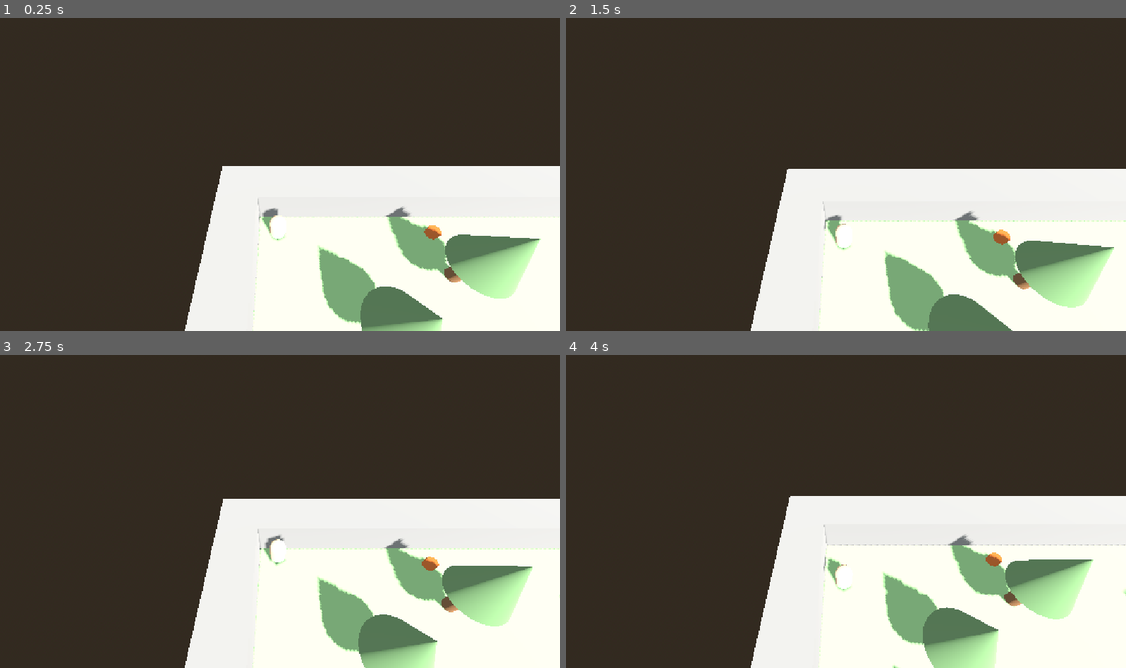
Above: before the commit, frames 1-4 (two rows, left to right).
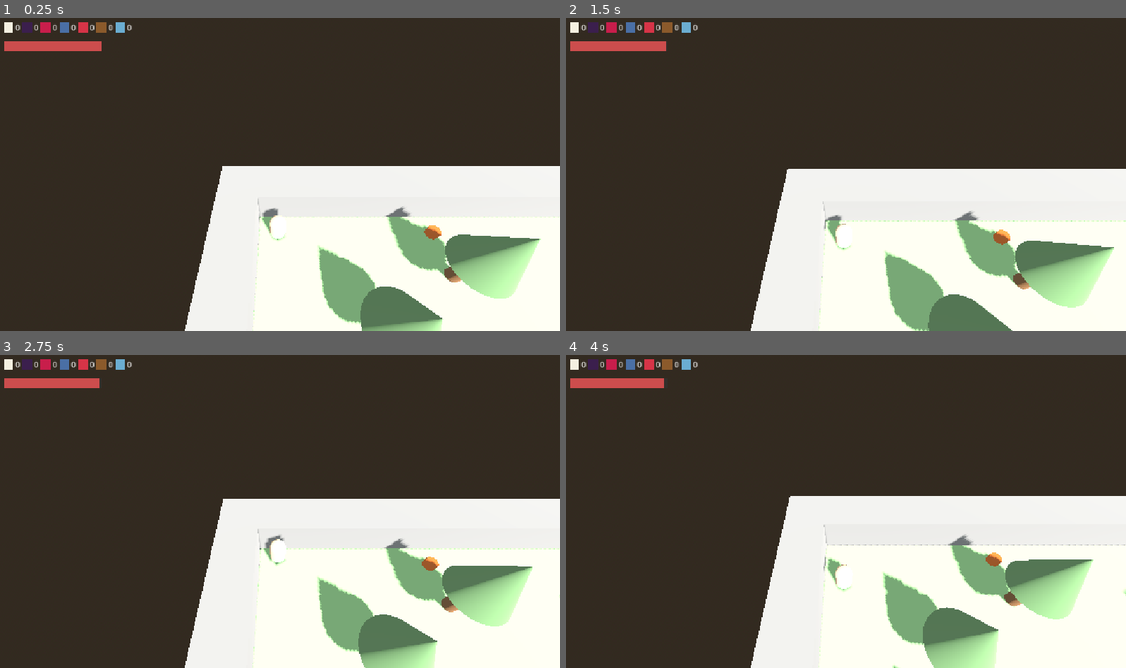
Above: after the commit, the same moments.

Repository: sirdik/zola-game-1
Game: Godot game, scene res://game/world/Forest.tscn
Two runs of this game, one before a commit and one after it. Both use one fixed random seed, a clock stepped at 60 frames per second and the inputs below.
Inputs:
- Up to frame 1 (0.25 s): no input
- Up to frame 2 (1.5 s): tap Enter (p1_action) at 0.5, 1.35 s; hold Up (p1_move_forward) 0.53-1.28 s; hold Enter (p1_action) 0.53-1.28 s; hold Down (p1_move_back) from 1.28 s (still down)
- Up to frame 3 (2.75 s): release Down (p1_move_back) at 2.03 s; hold Up (p1_move_forward) from 2.03 s (still down); hold Enter (p1_action) from 2.03 s (still down)
- Up to frame 4 (4 s): release Enter (p1_action) at 2.78 s; tap Enter (p1_action) at 2.85 s; release Up (p1_move_forward) at 3.53 s; hold Down (p1_move_back) from 3.53 s (still down); hold Enter (p1_action) from 3.53 s (still down)

The runs differ from the first frame. In frame 1, 1.0% of the frame differs, in the area x 0-24%, y 1-11%; in frame 2, 1.0%; in frame 3, 1.0%; in frame 4, 1.0%.

Commit message:
Add HUD with resource counters, energy bar, and eat-menu logic
Co-Authored-By: Claude Sonnet 5 <noreply@anthropic.com>
Claude-Session: https://claude.ai/code/session_014rTmxJaND9vaABnW6Byv9U

Diff:
--- /dev/null
+++ b/game/ui/HUD.tscn
@@ -0,0 +1,22 @@
+[gd_scene load_steps=2 format=3]
+
+[ext_resource type="Script" path="res://game/ui/hud.gd" id="1_hud"]
+
+[node name="HUD" type="CanvasLayer"]
+script = ExtResource("1_hud")
+
+[node name="ResourceBar" type="HBoxContainer" parent="."]
+position = Vector2(16, 16)
+
+[node name="EnergyBarBg" type="ColorRect" parent="."]
+position = Vector2(16, 56)
+size = Vector2(200, 20)
+color = Color(0.2, 0.2, 0.2, 0.6)
+
+[node name="EnergyBarFill" type="ColorRect" parent="EnergyBarBg"]
+size = Vector2(200, 20)
+color = Color(0.8, 0.3, 0.3, 1)
+
+[node name="EatMenu" type="VBoxContainer" parent="."]
+visible = false
+position = Vector2(16, 96)
--- /dev/null
+++ b/game/ui/hud.gd
@@ -0,0 +1,89 @@
+extends CanvasLayer
+
+const ENERGY_BAR_WIDTH := 200.0
+
+@onready var resource_bar: HBoxContainer = $ResourceBar
+@onready var energy_bar_fill: ColorRect = $EnergyBarBg/EnergyBarFill
+@onready var eat_menu: VBoxContainer = $EatMenu
+
+var _resource_labels: Dictionary = {}
+var _eat_menu_ids: Array[String] = []
+var _eat_menu_selected: int = 0
+
+func _ready() -> void:
+	add_to_group("hud")
+	_build_resource_bar()
+	Game.inventory_changed.connect(_on_inventory_changed)
+	Game.energy_changed.connect(_on_energy_changed)
+	_on_energy_changed(Game.energy)
+
+func _build_resource_bar() -> void:
+	for id in Items.all_ids():
+		var item_data := Items.get_by_id(id)
+		var row := HBoxContainer.new()
+		resource_bar.add_child(row)
+
+		var icon := ColorRect.new()
+		icon.custom_minimum_size = Vector2(20, 20)
+		icon.color = Color.html(item_data["color"])
+		row.add_child(icon)
+
+		var label := Label.new()
+		label.text = str(Game.get_count(id))
+		row.add_child(label)
+
+		_resource_labels[id] = label
+
+func _on_inventory_changed(item_id: String) -> void:
+	if _resource_labels.has(item_id):
+		_resource_labels[item_id].text = str(Game.get_count(item_id))
+
+func _on_energy_changed(value: float) -> void:
+	energy_bar_fill.size.x = ENERGY_BAR_WIDTH * (value / Game.MAX_ENERGY)
+
+func open_eat_menu() -> void:
+	_eat_menu_ids = []
+	for id in Items.all_ids():
+		if Game.get_count(id) > 0:
+			_eat_menu_ids.append(id)
+
+	for child in eat_menu.get_children():
+		child.queue_free()
+
+	if _eat_menu_ids.is_empty():
+		var label := Label.new()
+		label.text = "Nemáš žádné jídlo!"
+		eat_menu.add_child(label)
+	else:
+		_eat_menu_selected = 0
+		for id in _eat_menu_ids:
+			var item_data := Items.get_by_id(id)
+			var label := Label.new()
+			label.text = "%s x%d" % [item_data["name"], Game.get_count(id)]
+			eat_menu.add_child(label)
+		_update_eat_menu_highlight()
+
+	eat_menu.visible = true
+
+func close_eat_menu() -> void:
+	eat_menu.visible = false
+
+func _update_eat_menu_highlight() -> void:
+	for i in eat_menu.get_child_count():
+		var label: Label = eat_menu.get_child(i)
+		label.modulate = Color(1, 1, 0.4) if i == _eat_menu_selected else Color(1, 1, 1)
+
+func _unhandled_input(event: InputEvent) -> void:
+	if not eat_menu.visible or _eat_menu_ids.is_empty():
+		return
+	if event.is_action_pressed("p1_move_back"):
+		_eat_menu_selected = (_eat_menu_selected + 1) % _eat_menu_ids.size()
+		_update_eat_menu_highlight()
+	elif event.is_action_pressed("p1_move_forward"):
+		_eat_menu_selected = (_eat_menu_selected - 1 + _eat_menu_ids.size()) % _eat_menu_ids.size()
+		_update_eat_menu_highlight()
+	elif event.is_action_pressed("p1_action"):
+		var id: String = _eat_menu_ids[_eat_menu_selected]
+		if Game.try_consume(id):
+			Game.restore(Items.get_by_id(id)["energy_raw"])
+		close_eat_menu()
--- a/game/world/Forest.tscn
+++ b/game/world/Forest.tscn
@@ -1,9 +1,10 @@
-[gd_scene load_steps=8 format=3]
+[gd_scene load_steps=9 format=3]
 
 [ext_resource type="Script" path="res://game/world/forest.gd" id="1_forest"]
 [ext_resource type="Script" path="res://game/camera/coop_camera.gd" id="2_camera"]
 [ext_resource type="PackedScene" path="res://game/player/Player.tscn" id="3_player"]
 [ext_resource type="Script" path="res://game/world/level_loader.gd" id="4_level"]
+[ext_resource type="PackedScene" path="res://game/ui/HUD.tscn" id="5_hud"]
 
 [sub_resource type="ProceduralSkyMaterial" id="SkyMat_1"]
 sky_top_color = Color(0.5529, 0.7529, 0.9216, 1)
@@ -47,3 +48,5 @@
 
 [node name="Player1" parent="." instance=ExtResource("3_player")]
 position = Vector3(0, 0.05, 0)
+
+[node name="HUD" parent="." instance=ExtResource("5_hud")]
